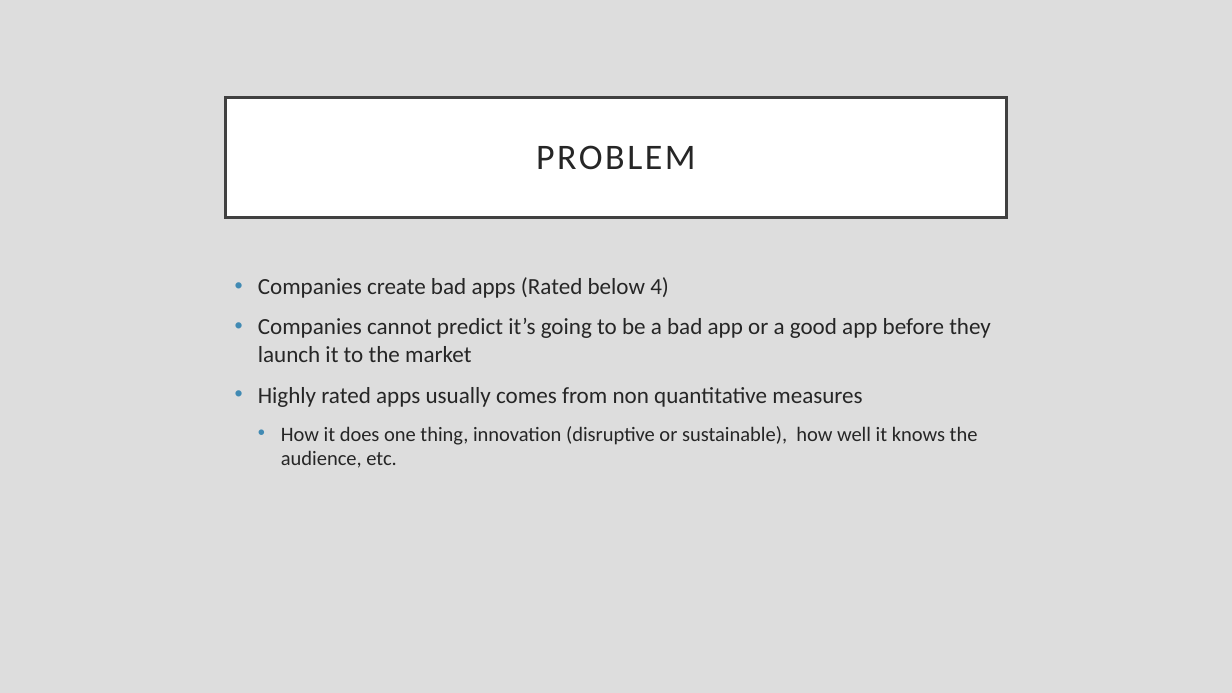
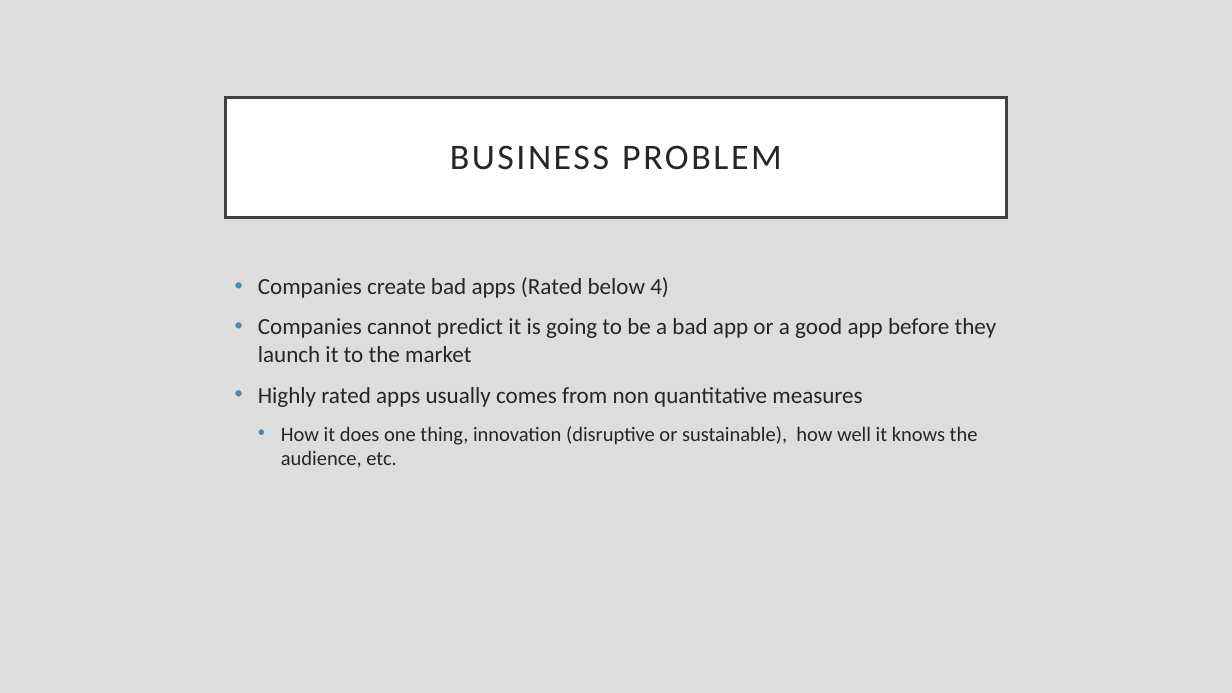
Before and after one commit to farrosmufid/Final_Project_Mobile_App_Store_Farros, a slide deck: slide 3 of Final_Project_ppt_Purwadhika.pptx (slide 2 before the commit). Drawn at 1232x693 pixels with LibreOffice and Linux fonts; fonts in the diff are those of the drawing. Boxes give left, top, right and bottom in pixels: in the first picture for what was removed or moved away, otherwise in the second. Text is boxed around its words. In the diff, an @@ line names an element or a change of style, - is before the commit and + after.

```diff
--- a/Final_Project_ppt_Purwadhika.pptx
+++ b/Final_Project_ppt_Purwadhika.pptx
@@ title at box(450, 145, 782, 170): text changed @@
-PROBLEM
+BUSINESS PROBLEM
@@ text at box(258, 318, 997, 362): text changed @@
-• Companies cannot predict it’s going to be a bad app or a good app before they launch it to the market
+• Companies cannot predict it is going to be a bad app or a good app before they launch it to the market
```
Also in this commit, not shown: 5 other slides changed, 14 slides added, 1 slide removed, 8 other files.
